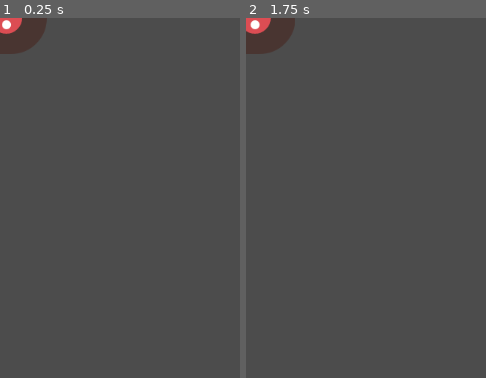
Above: before the commit, frames 1-2 (left to right).
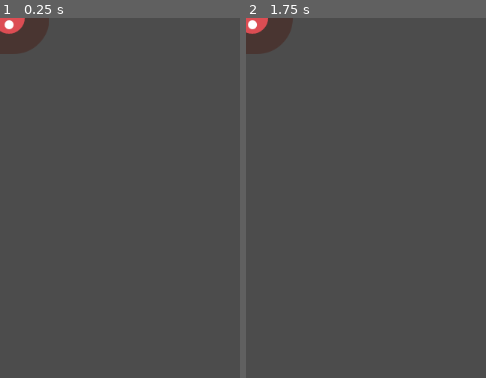
Above: after the commit, the same moments.

Repository: CRBroughton/godot-first-2d-game
Game: Godot game, scene res://Mob.tscn
Same seed, same stepped clock (60 frames per second), same inputs: the game is played once before the commit and once after it. The project has no main scene, so this scene is started directly.
Inputs:
- Up to frame 1 (0.25 s): no input
- Up to frame 2 (1.75 s): hold D (move_right) 0.53-1.28 s; tap Enter at 1.25 s; hold S (move_down) from 1.28 s (still down)
The pictures show only the part of the screen within x 0-50%, y 0-50%; the shares and areas given below are measured in that part.

The runs differ from the first frame. In frame 1, 0.2% of the frame differs, in the area x 0-21%, y 0-9%; in frame 2, 0.2%.

Commit message:
created Mob.gd, get random animation

Diff:
--- /dev/null
+++ b/Mob.gd
@@ -0,0 +1,18 @@
+extends RigidBody2D
+
+
+# Declare member variables here. Examples:
+# var a = 2
+# var b = "text"
+
+
+# Called when the node enters the scene tree for the first time.
+func _ready():
+	$AnimatedSprite.playing = true
+	var mob_types = $AnimatedSprite.frames.get_animation_names()
+	$AnimatedSprite.animation = mob_types[randi() % mob_types.size()]
+
+
+# Called every frame. 'delta' is the elapsed time since the previous frame.
+#func _process(delta):
+#	pass
--- a/Mob.tscn
+++ b/Mob.tscn
@@ -6,6 +6,7 @@
 [ext_resource path="res://art/enemySwimming_2.png" type="Texture" id=4]
 [ext_resource path="res://art/enemyWalking_2.png" type="Texture" id=5]
 [ext_resource path="res://art/enemyFlyingAlt_1.png" type="Texture" id=6]
+[ext_resource path="res://Mob.gd" type="Script" id=7]
 
 [sub_resource type="SpriteFrames" id=1]
 animations = [ {
@@ -31,6 +32,7 @@
 [node name="Mob" type="RigidBody2D"]
 collision_mask = 0
 gravity_scale = 0.0
+script = ExtResource( 7 )
 __meta__ = {
 "_edit_group_": true
 }
@@ -39,7 +41,6 @@
 scale = Vector2( 0.75, 0.75 )
 frames = SubResource( 1 )
 animation = "walk"
-frame = 1
 playing = true
 
 [node name="CollisionShape2D" type="CollisionShape2D" parent="."]
Not shown: 1 places in Mob.tscn that only renumber resources
